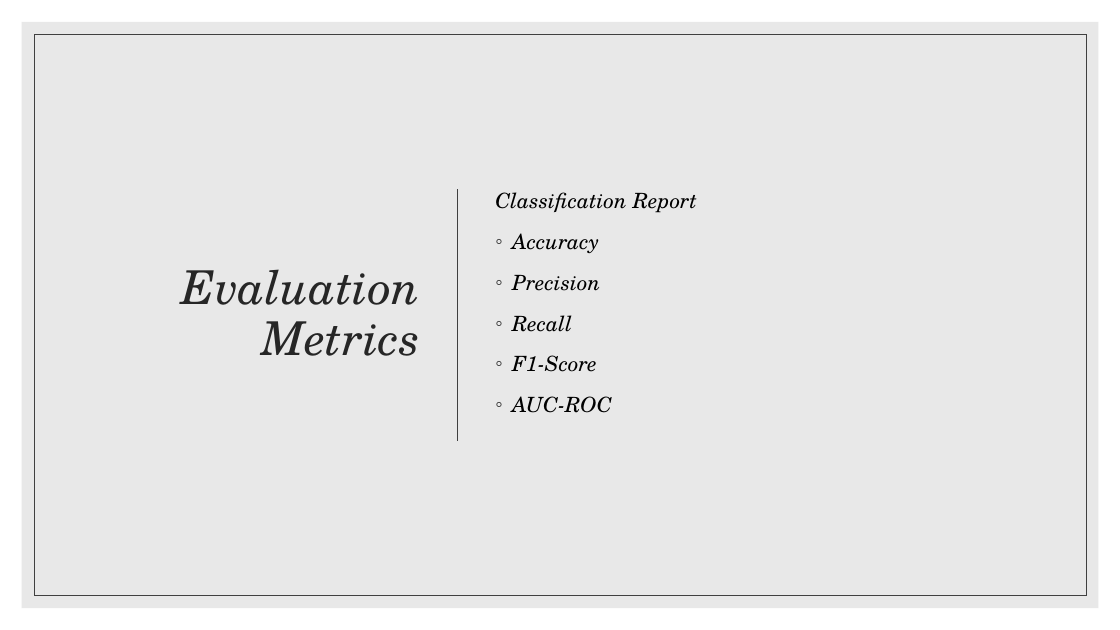
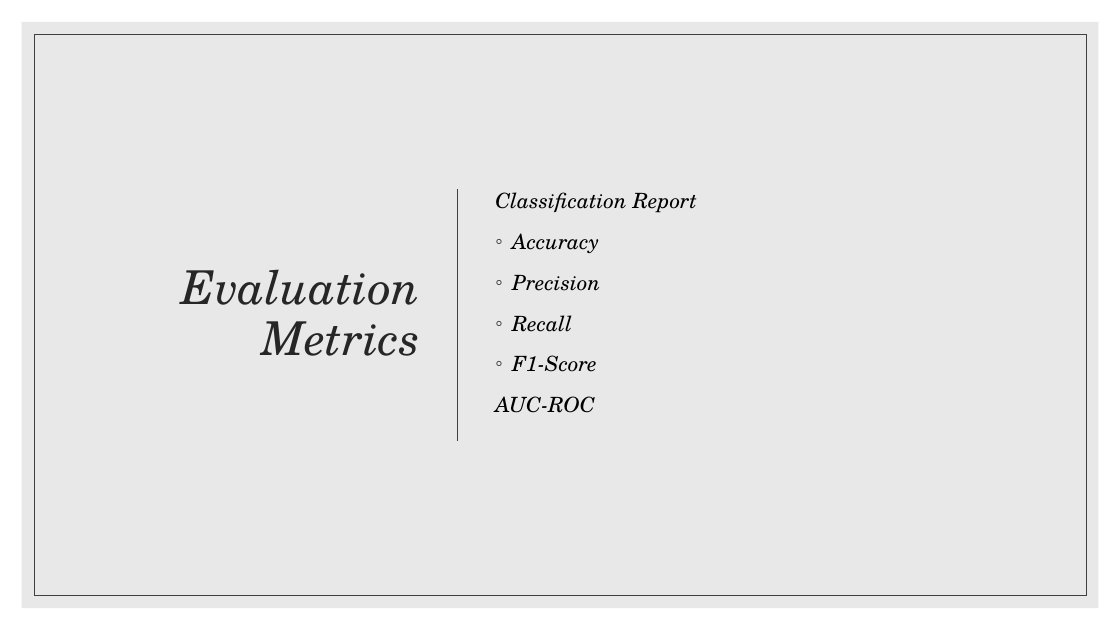
Before and after one commit to murthyrouthula03/notatall, a slide deck: slide 9 of Docs/Presentation/Initial_Presentation.pptx. Drawn at 1120x630 pixels with LibreOffice and Linux fonts; fonts in the diff are those of the drawing. Boxes give left, top, right and bottom in pixels: in the first picture for what was removed or moved away, otherwise in the second. Text is boxed around its words. In the diff, an @@ line names an element or a change of style, - is before the commit and + after.

```diff
--- a/Docs/Presentation/Initial_Presentation.pptx
+++ b/Docs/Presentation/Initial_Presentation.pptx
@@ text at (495, 396, 595, 413): bullet ◦ to none @@
```
Also in this commit, not shown: 1 other slide changed, 1 slide added.
